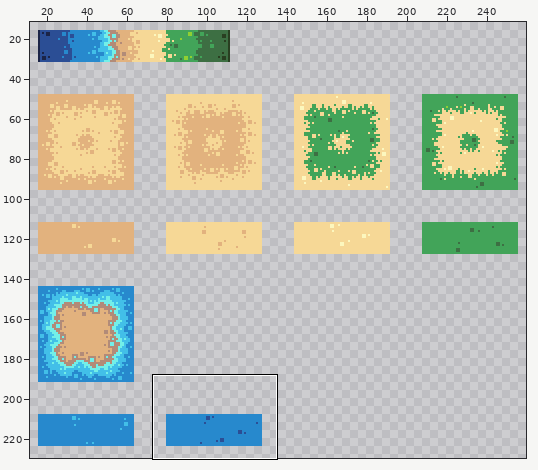
Edited in one commit: pixel-art file (Terrain_Basic.aseprite). The picture above shows the old version from afar; the outline marks the close-up.
Close-up. As it was:
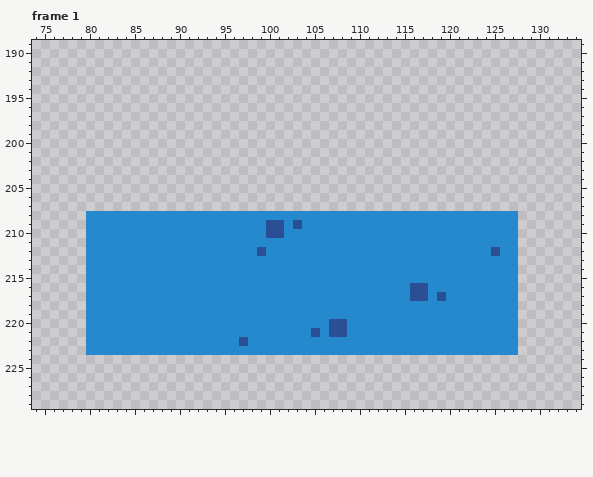
512x512 pixels, 1 frame. Shown: frame 1: x 74..134, y 189..229. The wide view leaves out empty margins. The commit also changed other frames or places, which this record leaves out.
And afterwards:
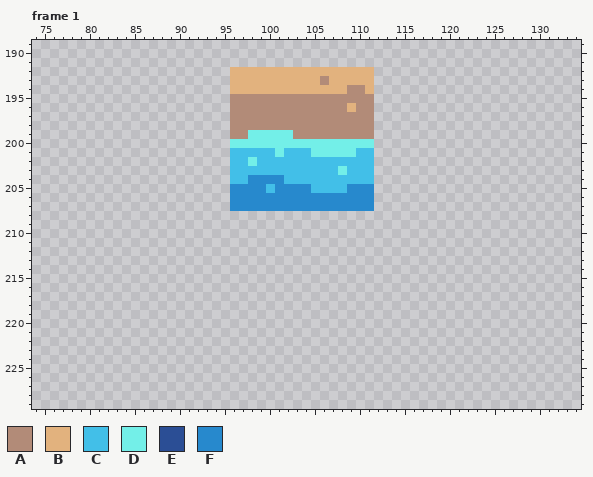
Palette (. is transparent): A #b28b78  B #e2b27e  C #42bfe8  D #73efe8  E #2b4e95  F #2789cd
Commit message: Single animated water tile :L
The exact change:
Frame 1:
The edit adds colour A in row 193 at x 106; in row 194 at x 109 to 110; in row 195 at x 96 to 111; in row 196 at x 96 to 108 and 110 to 111; in rows 197 to 198 at x 96 to 111; in row 199 at x 96 to 97 and 103 to 111.
The edit adds colour B in row 192 at x 96 to 111; in row 193 at x 96 to 105 and 107 to 111; in row 194 at x 96 to 108 and 111; in row 196 at x 109.
The edit adds colour C in row 201 at x 96 to 100, 102 to 104 and 110 to 111; in row 202 at x 96 to 97 and 99 to 111; in row 203 at x 96 to 107 and 109 to 111; in row 204 at x 96 to 97 and 102 to 111; in row 205 at x 100 and 105 to 108.
The edit adds colour D in row 199 at x 98 to 102; in row 200 at x 96 to 111; in row 201 at x 101 and 105 to 109; in row 202 at x 98; in row 203 at x 108.
The edit adds colour F in row 204 at x 98 to 101; in row 205 at x 96 to 99, 101 to 104 and 109 to 111; in rows 206 to 207 at x 96 to 111.
The author cleared colour E in row 209 at x 100 to 101 and 103; in row 210 at x 100 to 101; in row 212 at x 99 and 125; in row 216 at x 116 to 117; in row 217 at x 116 to 117 and 119; in row 220 at x 107 to 108.
The author cleared colour E in row 221 at x 105 and 107 to 108; in row 222 at x 97.
The author cleared colour F in row 208 at x 80 to 127; in row 209 at x 80 to 99, 102 and 104 to 127; in row 210 at x 80 to 99 and 102 to 127; in row 211 at x 80 to 127; in row 212 at x 80 to 98, 100 to 124 and 126 to 127; in rows 213 to 215 at x 80 to 127.
The author cleared colour F in row 216 at x 80 to 115 and 118 to 127; in row 217 at x 80 to 115, 118 and 120 to 127; in rows 218 to 219 at x 80 to 127; in row 220 at x 80 to 106 and 109 to 127; in row 221 at x 80 to 104, 106 and 109 to 127; in row 222 at x 80 to 96 and 98 to 127.
The author cleared colour F in row 223 at x 80 to 127.
Pixel boxes of the changes (left, top, right, bottom) in both close-ups:
changed: (86, 67, 518, 355)
